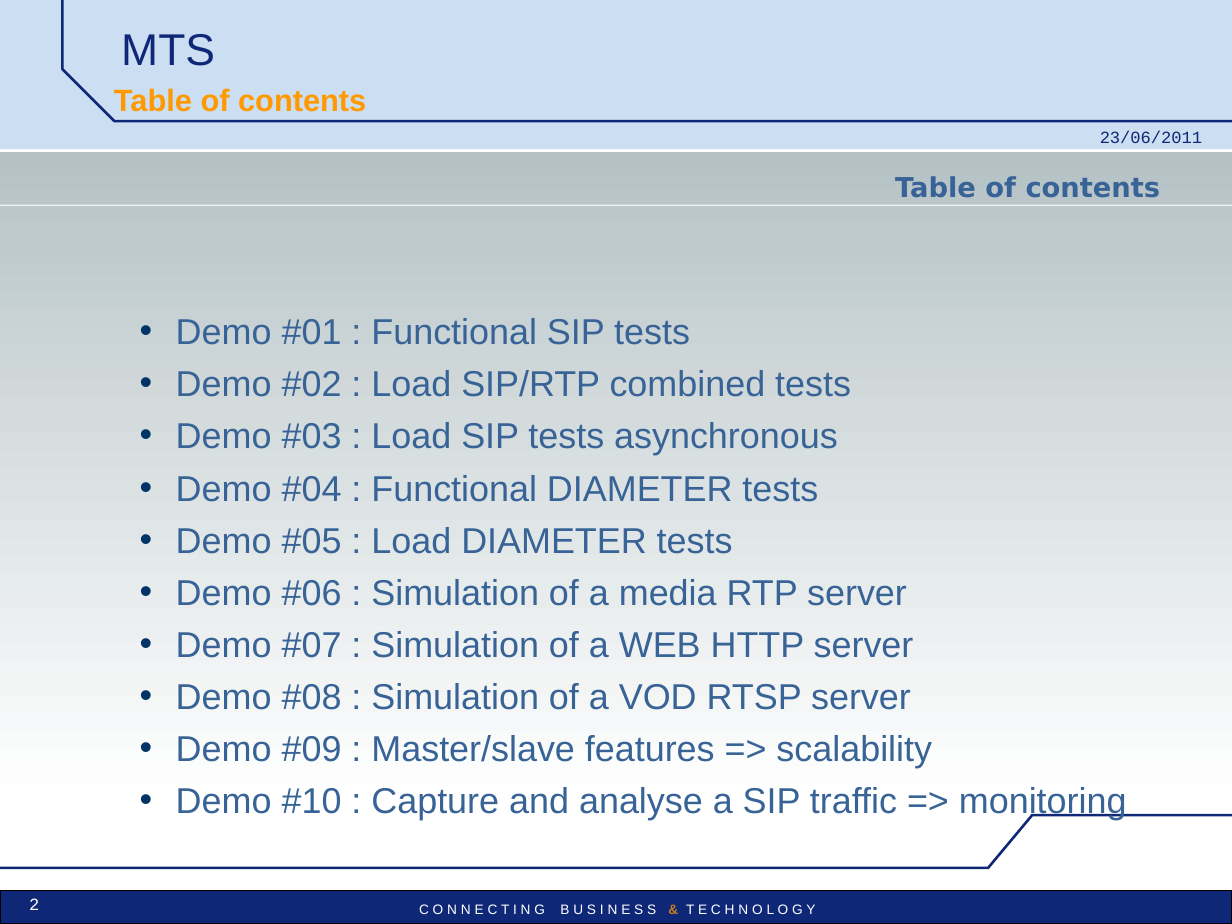
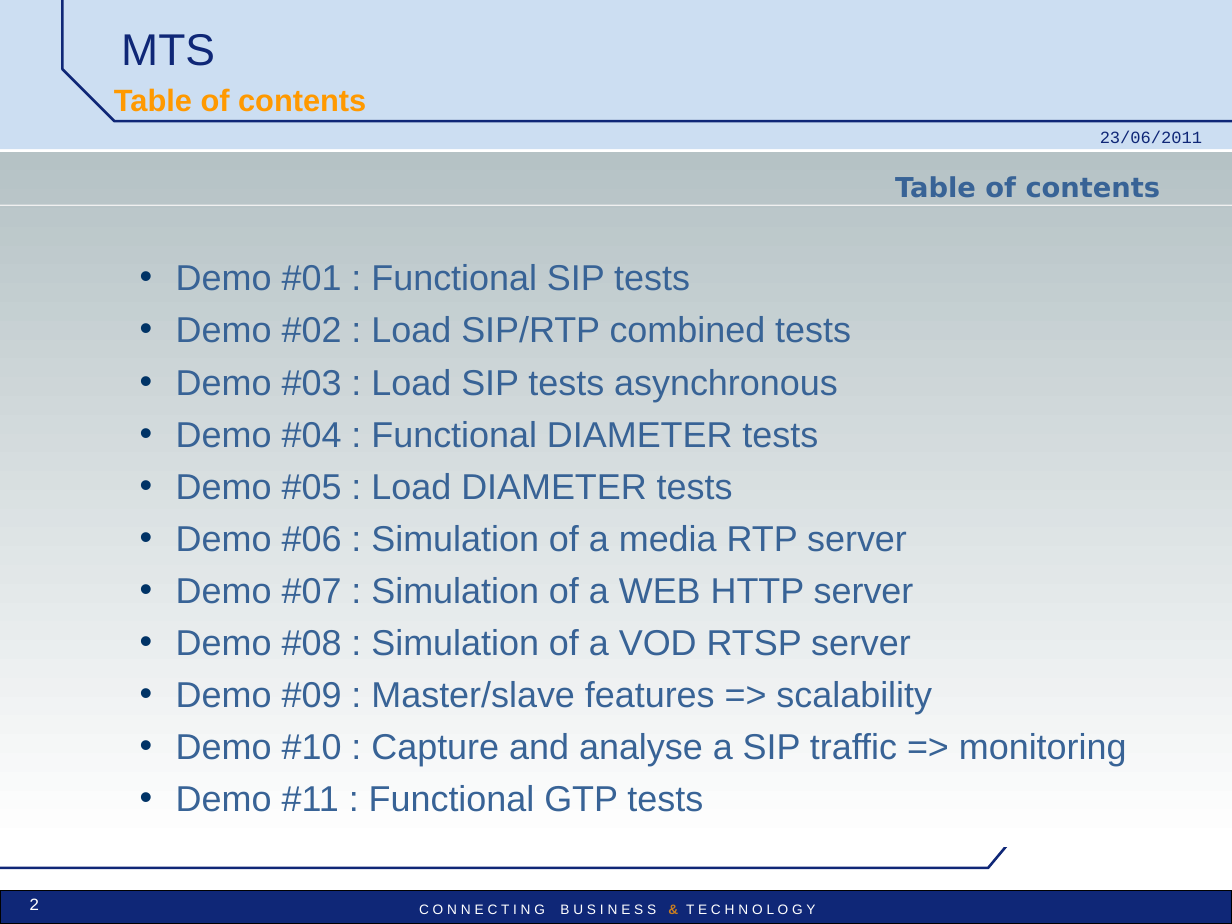
Before and after one commit to uttamhoode9/mts-trunk, a slide deck: slide 2 of mts/src/main/doc/MTS_pres_demos.ppt. Drawn at 1232x924 pixels with LibreOffice and Linux fonts; fonts in the diff are those of the drawing; background and template pictures are left out. Boxes give left, top, right and bottom in pixels: in the first picture for what was removed or moved away, otherwise in the second. Text is boxed around its words. In the diff, an @@ line names an element or a change of style, - is before the commit and + after.

```diff
--- a/mts/src/main/doc/MTS_pres_demos.ppt
+++ b/mts/src/main/doc/MTS_pres_demos.ppt
@@ rectangle: place and size @@
-rectangle at [0, 152, 1232, 801]
+rectangle at [0, 152, 1232, 846]
@@ text "Demo #01 : Functional SIP ...": place and size @@
-text "Demo #01 : Functional SIP ..." at [176, 318, 1127, 820]
+text "Demo #01 : Functional SIP ..." at [176, 264, 1127, 812]
@@ text at [176, 785, 703, 812]: paragraph added @@
+  • Demo #11 : Functional GTP tests
```
Also in this commit, not shown: 14 other slides changed, 2 slides added.
